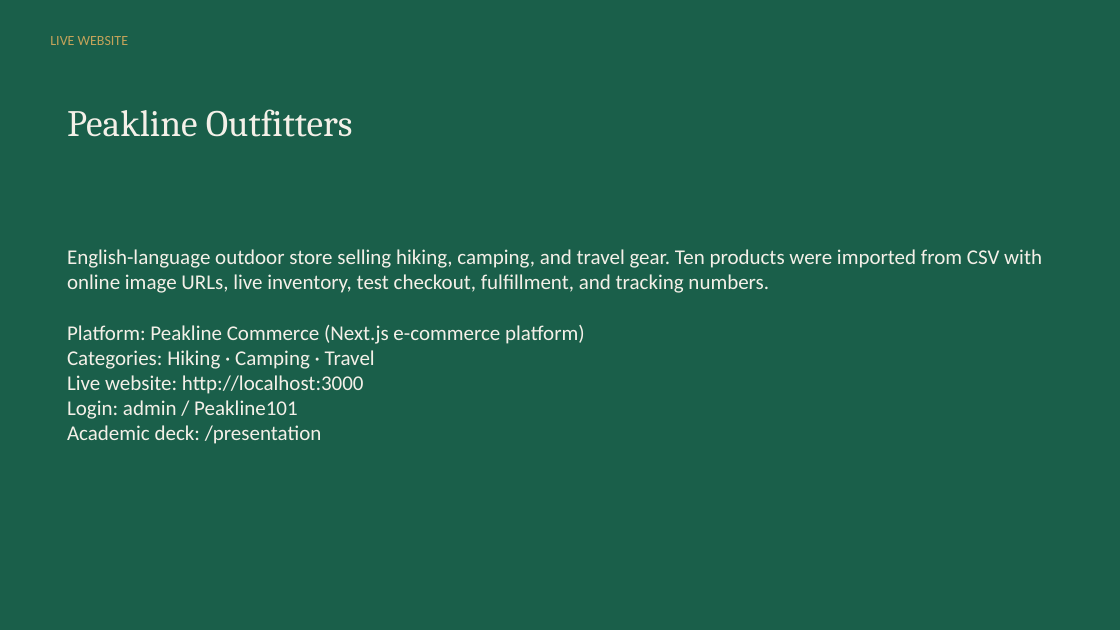
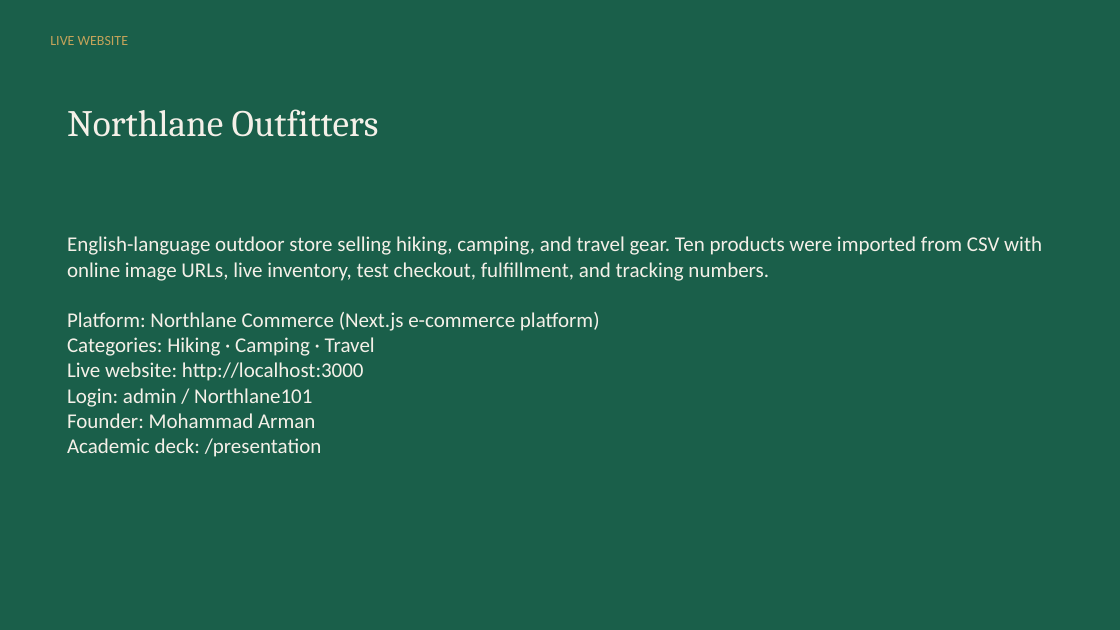
Before and after one commit to mohib334455s-maker/store, a slide deck: slide 2 of COMP101_Project1/Presentation/COMP101_Project1_Presentation.pptx. Drawn at 1120x630 pixels with LibreOffice and Linux fonts; fonts in the diff are those of the drawing. Boxes give left, top, right and bottom in pixels: in the first picture for what was removed or moved away, otherwise in the second. Text is boxed around its words. In the diff, an @@ line names an element or a change of style, - is before the commit and + after.

```diff
--- a/COMP101_Project1/Presentation/COMP101_Project1_Presentation.pptx
+++ b/COMP101_Project1/Presentation/COMP101_Project1_Presentation.pptx
@@ text at (67,109,379,137): text changed @@
-Peakline Outfitters
+Northlane Outfitters
@@ text at (67,312,600,331): text changed @@
-Platform: Peakline Commerce (Next.js e-commerce platform)
+Platform: Northlane Commerce (Next.js e-commerce platform)
@@ text at (67,388,315,428): text changed @@
-Login: admin / Peakline101
+Login: admin / Northlane101
+Founder: Mohammad Arman
```
Also in this commit, not shown: 5 other slides changed, 40 other files.
